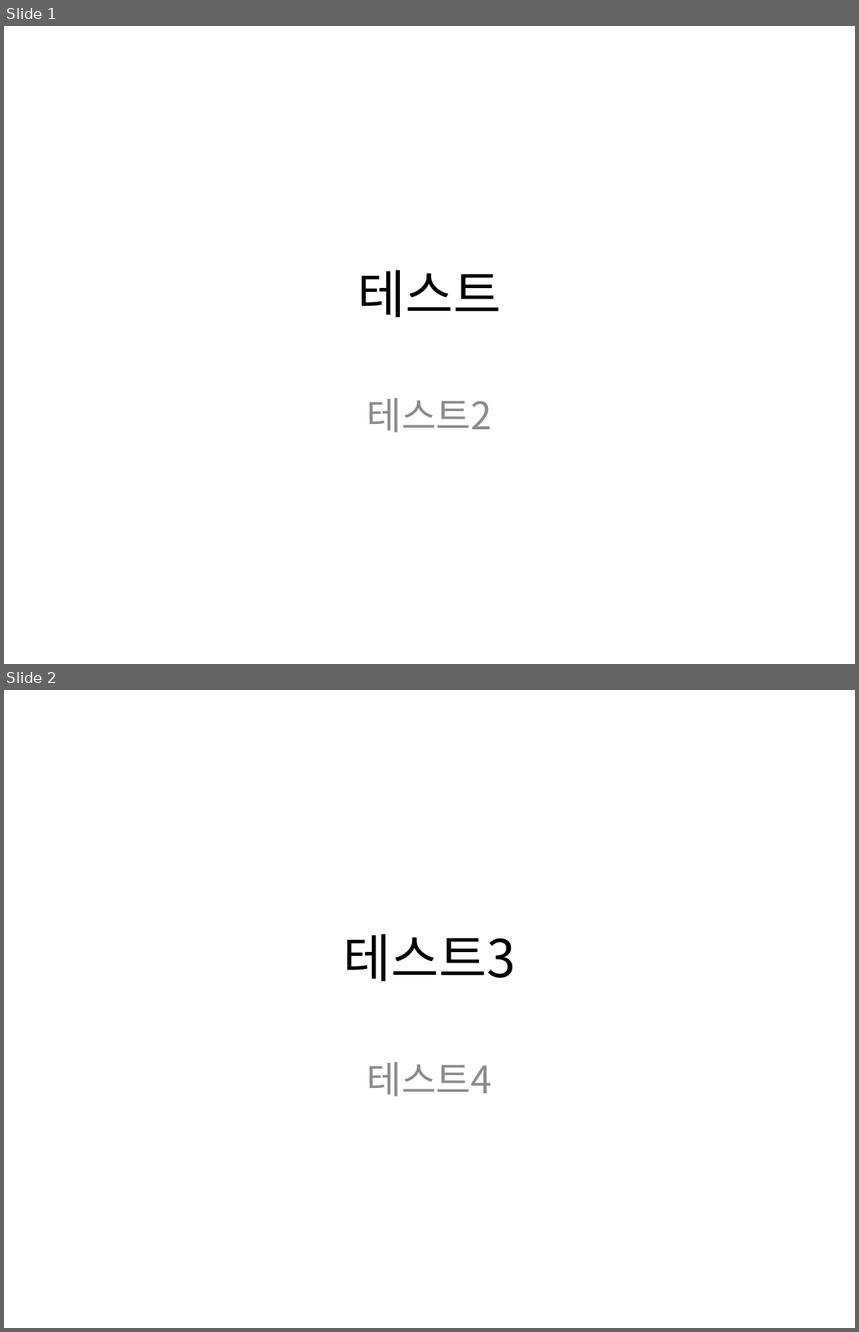
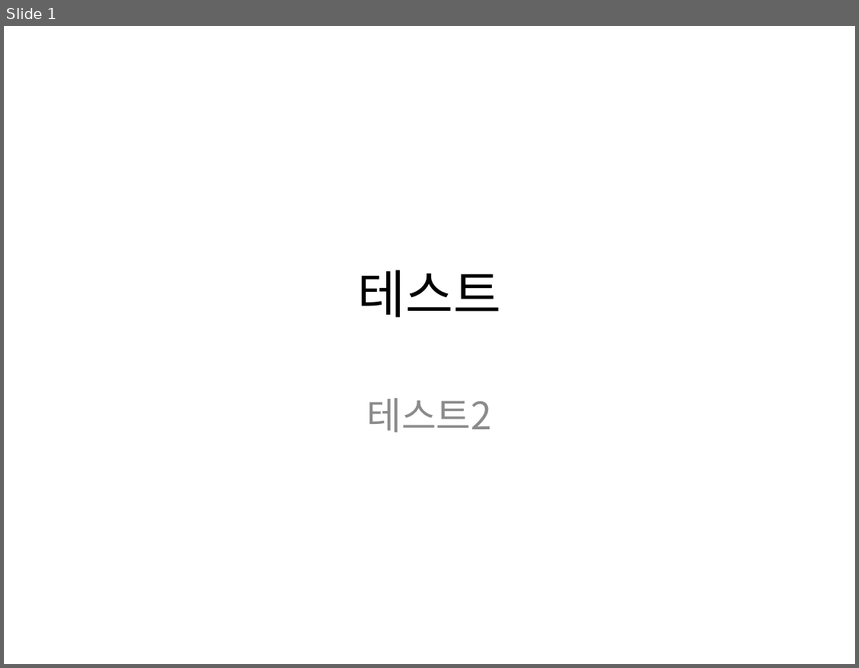
Before and after one commit to playsite/gittestF, a slide deck: 새 Microsoft PowerPoint 프레젠테이션.pptx. Shown one above the other, each under a label of ours: slides 1 and 2 before the commit, slide 1 after it. The pictures are 859x1332 and 859x668 pixels, drawn with LibreOffice and Linux fonts; fonts in the diff are those of the drawing. Boxes give left, top, right and bottom in pixels: in the first picture for what was removed or moved away, otherwise in the second. Text is boxed around its words. In the diff, an @@ line names an element or a change of style, - is before the commit and + after.

Commit message:
삭제했음

```diff
--- a/새 Microsoft PowerPoint 프레젠테이션.pptx
+++ b/새 Microsoft PowerPoint 프레젠테이션.pptx
@@ slide 2 removed at bbox=[4, 690, 855, 1328], background #FFFFFF @@
@@ title removed at bbox=[343, 934, 515, 982] @@
-테스트3
@@ subtitle removed at bbox=[367, 1062, 492, 1097] @@
-테스트4
```
